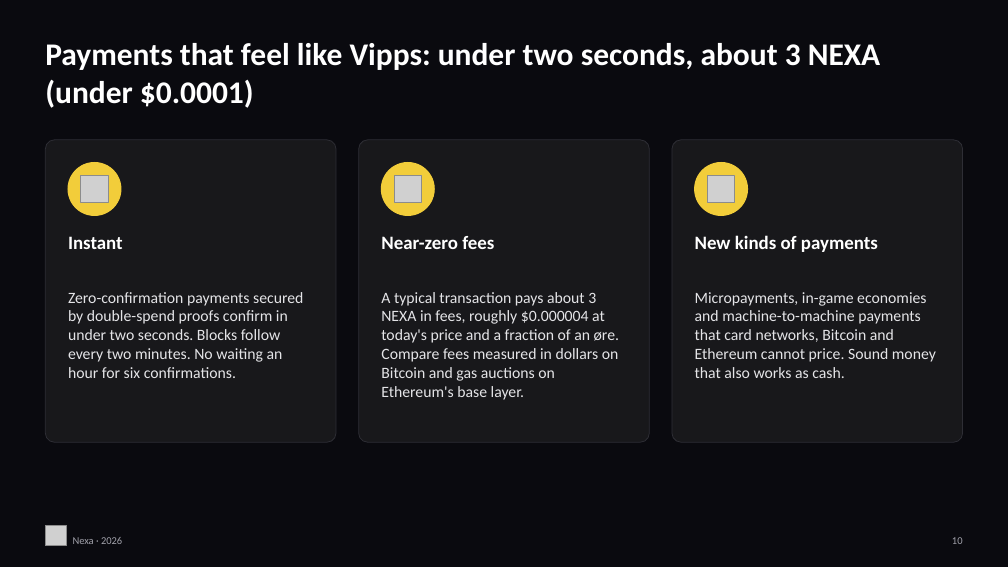
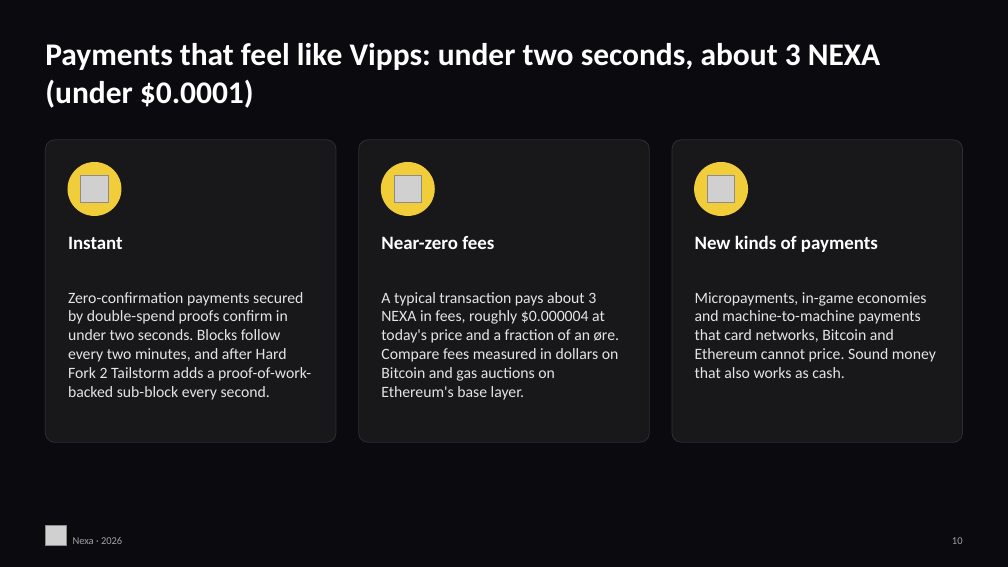
Before and after one commit to jQrgen/presentations, a slide deck: slide 10 of docs/nexa-vs-bitcoin-ethereum/Nexa-vs-Bitcoin-Ethereum.pptx. Drawn at 1008x567 pixels with LibreOffice and Linux fonts; fonts in the diff are those of the drawing; grey boxes stand for pictures. Boxes give left, top, right and bottom in pixels: in the first picture for what was removed or moved away, otherwise in the second. Text is boxed around its words. In the diff, an @@ line names an element or a change of style, - is before the commit and + after.

Commit message:
Nexa deck: authority batons, Token Secrets, wallet identity and payments, Tailstorm (19 slides)

```diff
--- a/docs/nexa-vs-bitcoin-ethereum/Nexa-vs-Bitcoin-Ethereum.pptx
+++ b/docs/nexa-vs-bitcoin-ethereum/Nexa-vs-Bitcoin-Ethereum.pptx
@@ text at (68, 292, 311, 400): text changed @@
-Zero-confirmation payments secured by double-spend proofs confirm in under two seconds. Blocks follow every two minutes. No waiting an hour for six confirmations.
+Zero-confirmation payments secured by double-spend proofs confirm in under two seconds. Blocks follow every two minutes, and after Hard Fork 2 Tailstorm adds a proof-of-work-backed sub-block every second.
```
Also in this commit, not shown: 5 other slides changed, 3 slides added, 27 other files.
